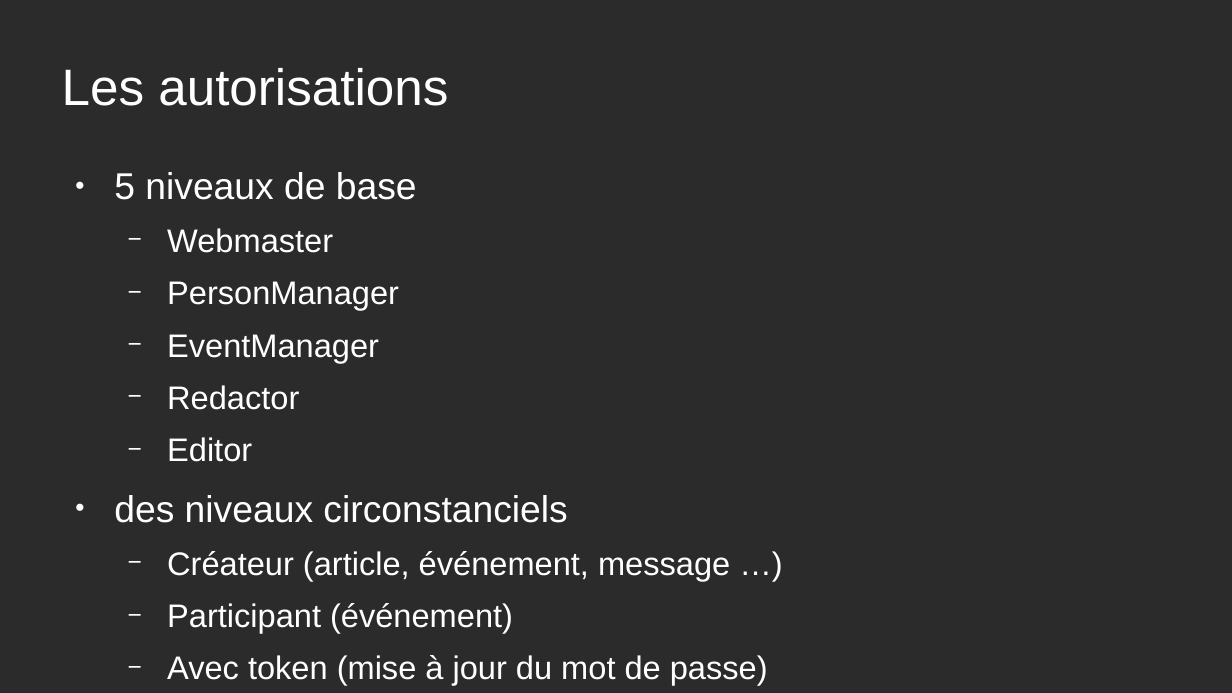
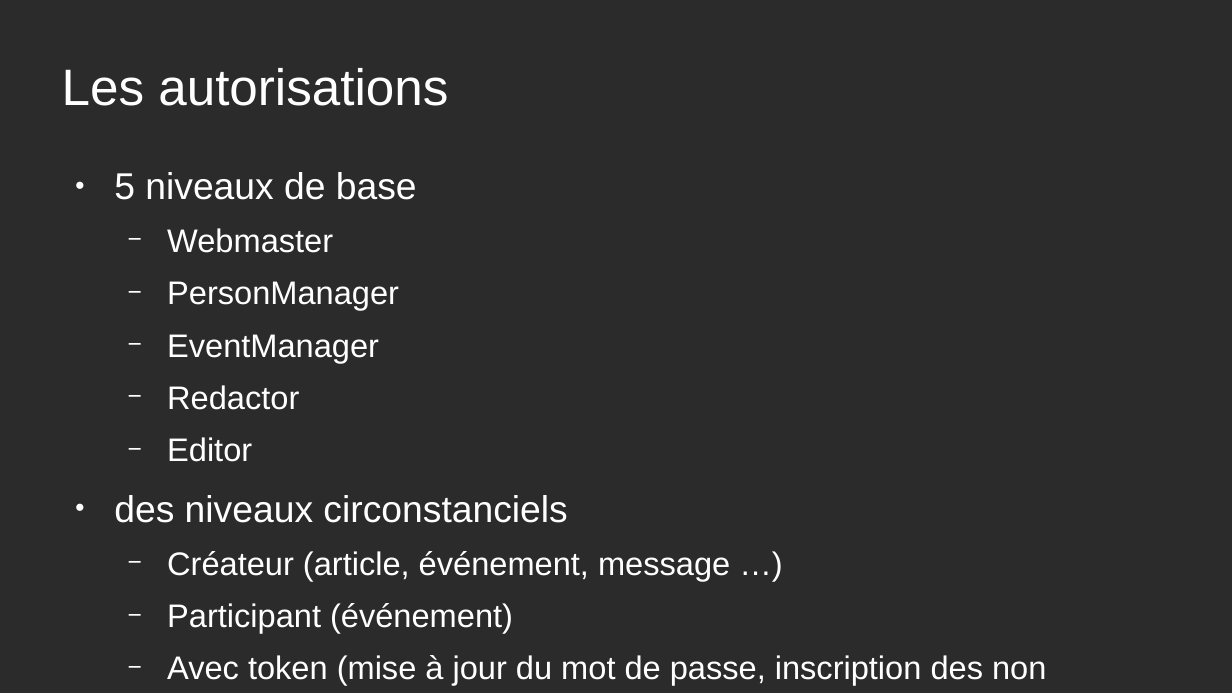
Before and after one commit to jebissey/MyClub, a slide deck: slide 12 of doc/Presentation _2.odp. Drawn at 1232x693 pixels with LibreOffice and Linux fonts; fonts in the diff are those of the drawing; background and template pictures are left out; a plain dark background stands for a picture behind light text. Boxes give left, top, right and bottom in pixels: in the first picture for what was removed or moved away, otherwise in the second. Text is boxed around its words. In the diff, an @@ line names an element or a change of style, - is before the commit and + after.

```diff
--- a/doc/Presentation _2.odp
+++ b/doc/Presentation _2.odp
@@ text at [167, 655, 1046, 685]: text changed @@
-  − Avec token (mise à jour du mot de passe)
+  − Avec token (mise à jour du mot de passe, inscription des non membres)
```
Also in this commit, not shown: 3 other slides changed, 1 slide added, 15 other files.
